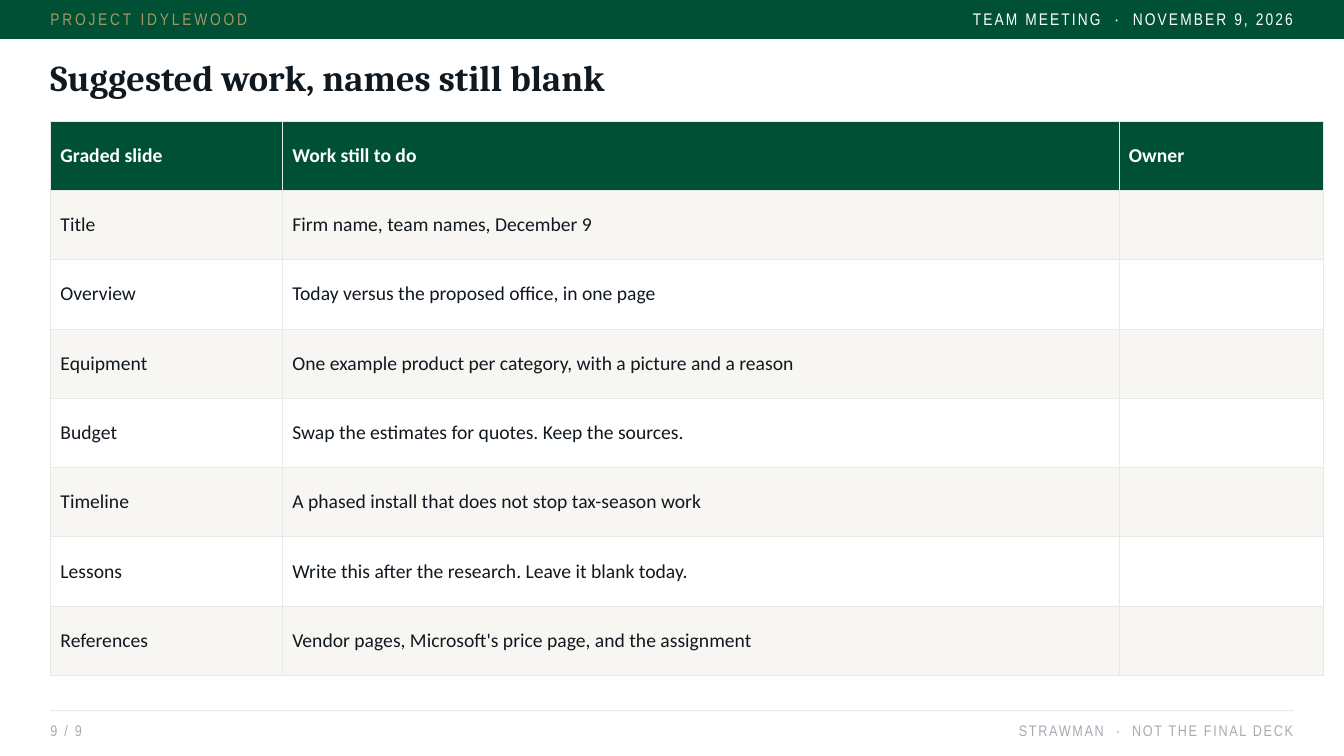
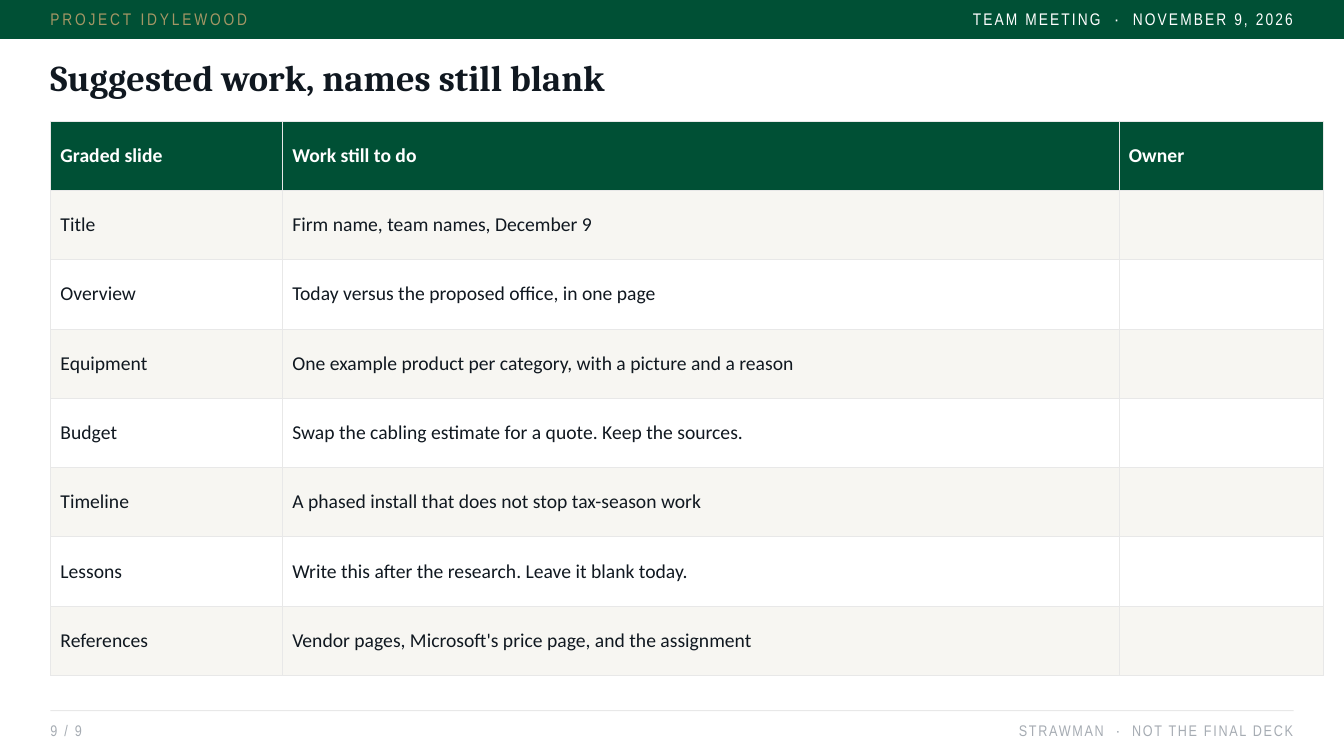
Before and after one commit to jxstjoeii/project-idylewood, a slide deck: slide 9 of slides/Project-Idylewood-Kickoff.pptx. Drawn at 1344x756 pixels with LibreOffice and Linux fonts; fonts in the diff are those of the drawing. Boxes give left, top, right and bottom in pixels: in the first picture for what was removed or moved away, otherwise in the second. Text is boxed around its words. In the diff, an @@ line names an element or a change of style, - is before the commit and + after.

```diff
--- a/slides/Project-Idylewood-Kickoff.pptx
+++ b/slides/Project-Idylewood-Kickoff.pptx
@@ table at box(50, 121, 1324, 676) @@
-row 5, column 2: Swap the estimates for quotes. Keep the sources.
+row 5, column 2: Swap the cabling estimate for a quote. Keep the sources.
```
Also in this commit, not shown: 2 other slides changed, 5 other files.
